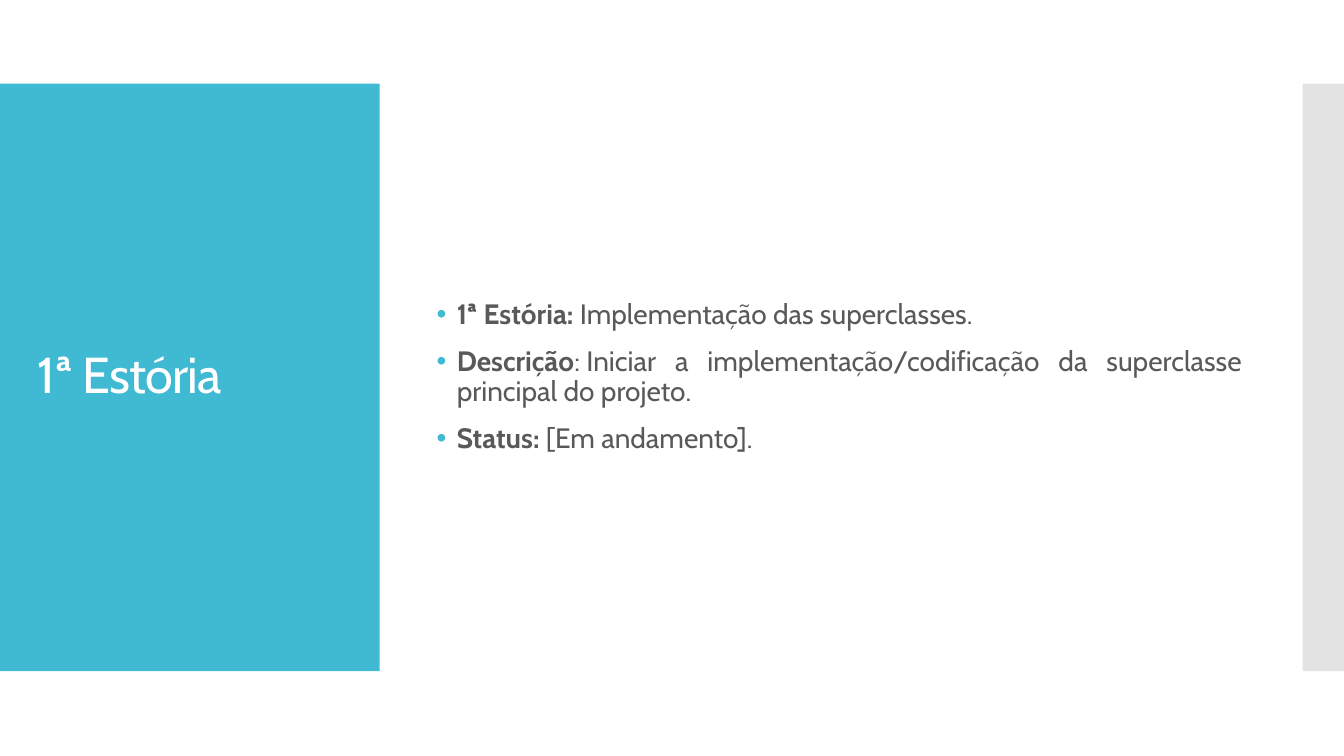
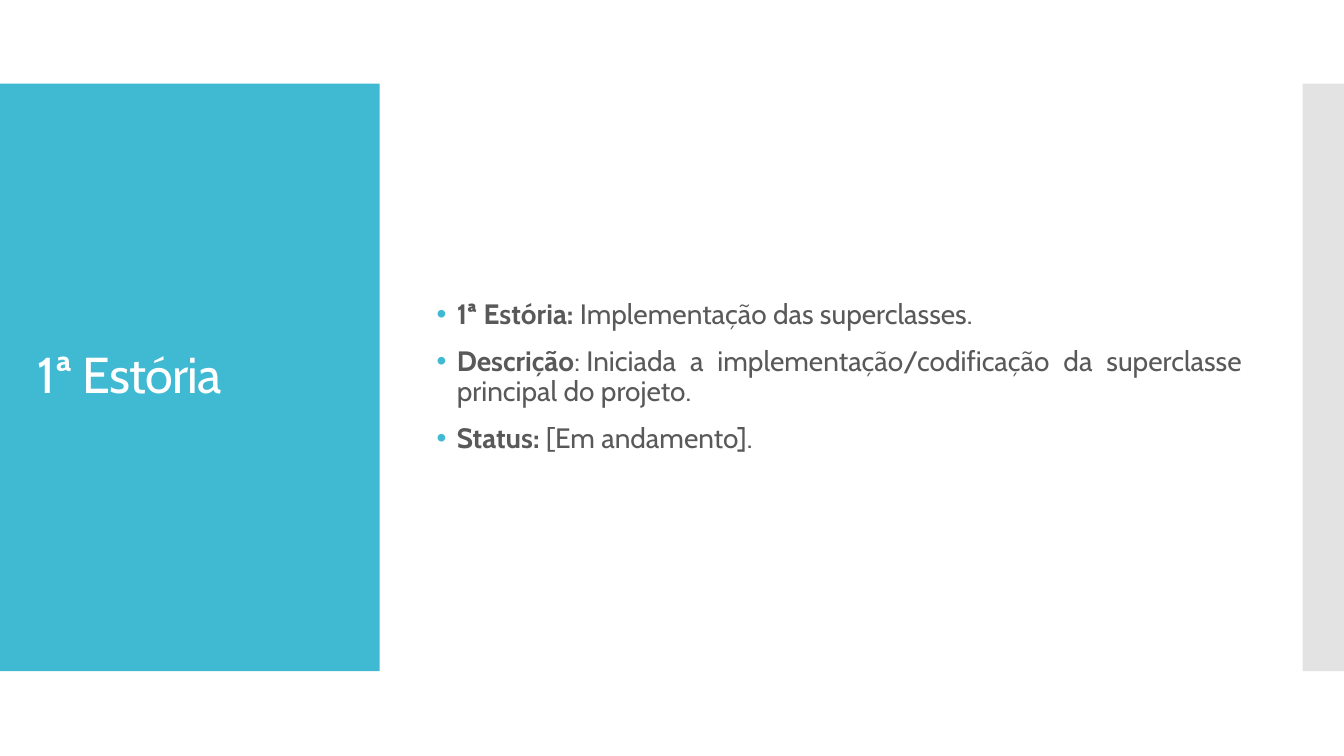
Before and after one commit to AlexandroGonSan/Projeto_final_POO_2018.2, a slide deck: slide 3 of Sprints/Sprint_003 da equipe.pptx. Drawn at 1344x756 pixels with LibreOffice and Linux fonts; fonts in the diff are those of the drawing. Boxes give left, top, right and bottom in pixels: in the first picture for what was removed or moved away, otherwise in the second. Text is boxed around its words. In the diff, an @@ line names an element or a change of style, - is before the commit and + after.

```diff
--- a/Sprints/Sprint_003 da equipe.pptx
+++ b/Sprints/Sprint_003 da equipe.pptx
@@ text at [457,350,1241,408]: text changed @@
-• Descrição: Iniciar a implementação/codificação da superclasse principal do projeto.
+• Descrição: Iniciada a implementação/codificação da superclasse principal do projeto.
```
Also in this commit, not shown: 2 other slides changed.
